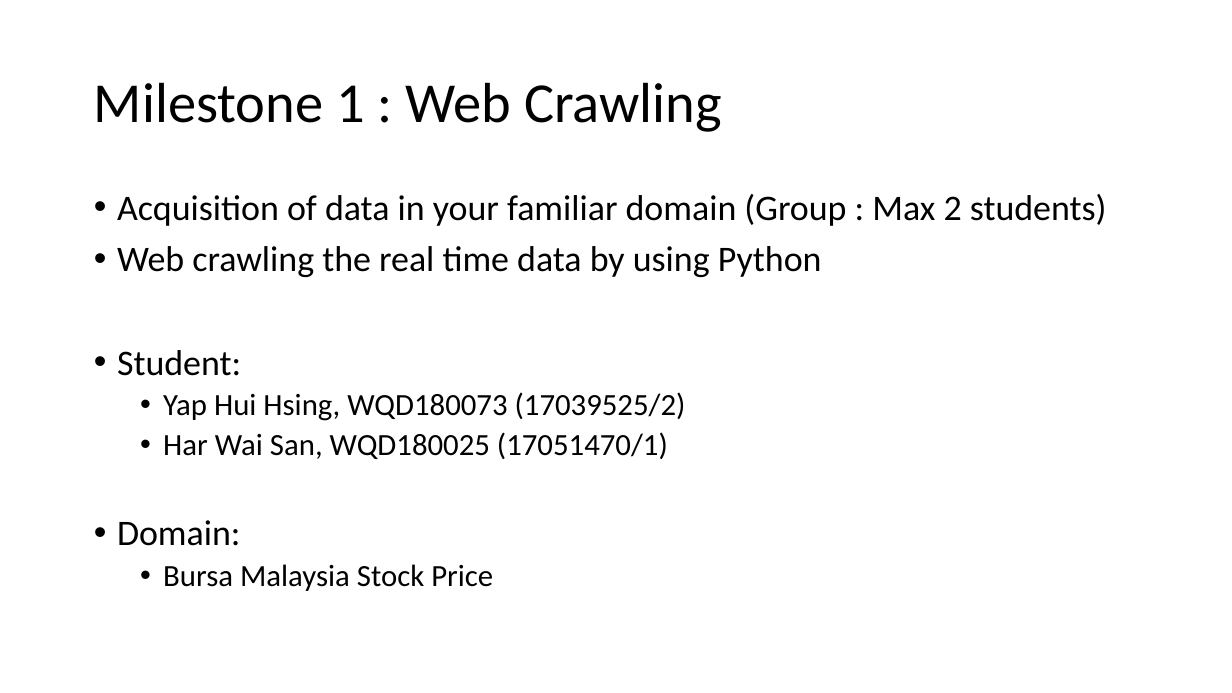
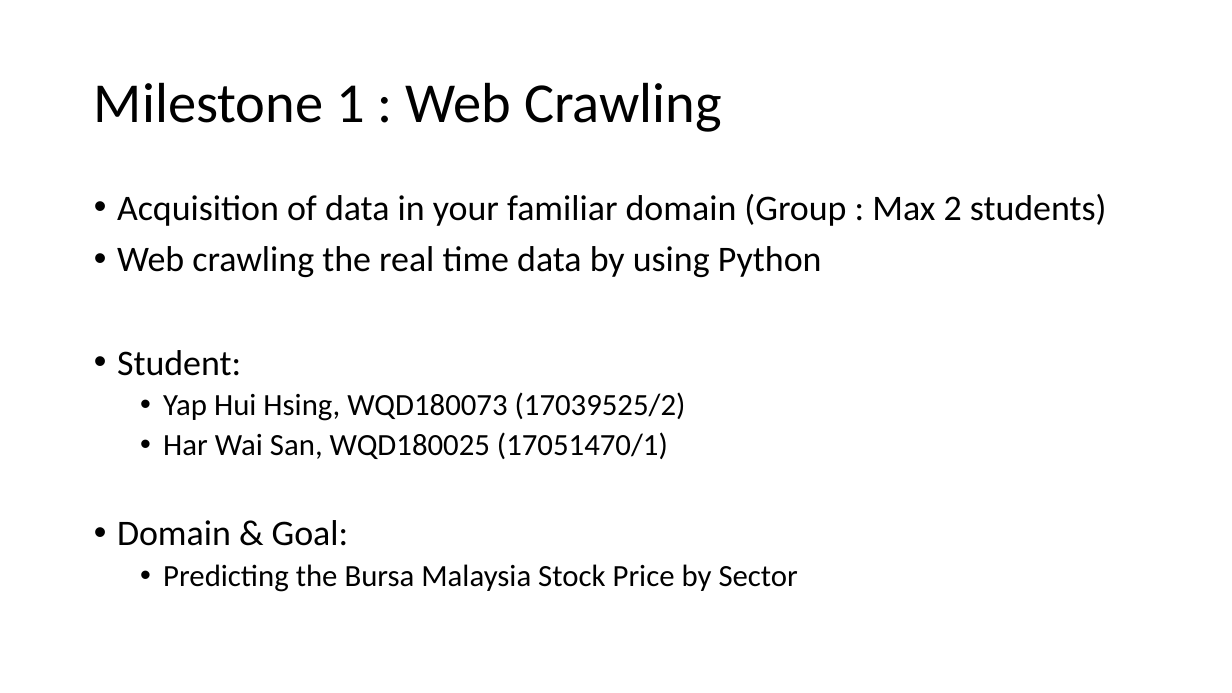
Before and after one commit to YapHH/WQD7005, a slide deck: slide 2 of WQD7005.Milestone1.WQD180073.pptx. Drawn at 1232x693 pixels with LibreOffice and Linux fonts; fonts in the diff are those of the drawing. Boxes give left, top, right and bottom in pixels: in the first picture for what was removed or moved away, otherwise in the second. Text is boxed around its words. In the diff, an @@ line names an element or a change of style, - is before the commit and + after.

```diff
--- a/WQD7005.Milestone1.WQD180073.pptx
+++ b/WQD7005.Milestone1.WQD180073.pptx
@@ text at (117, 520, 798, 592): text changed @@
-• Domain:
-  • Bursa Malaysia Stock Price
+• Domain & Goal:
+  • Predicting the Bursa Malaysia Stock Price by Sector
```
Also in this commit, not shown: 2 other slides changed.
